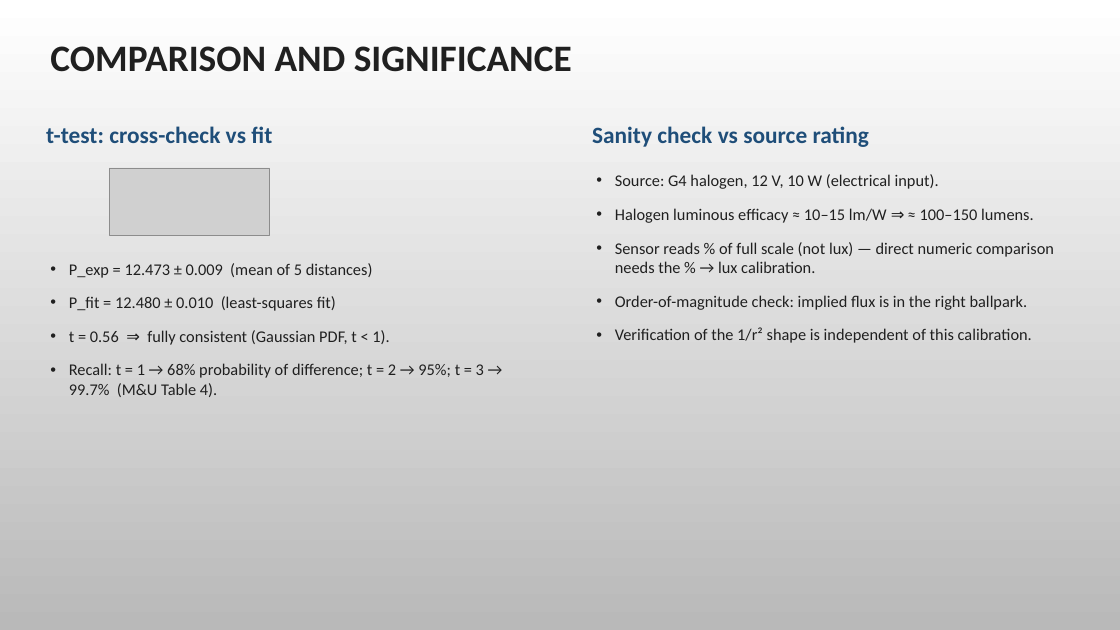
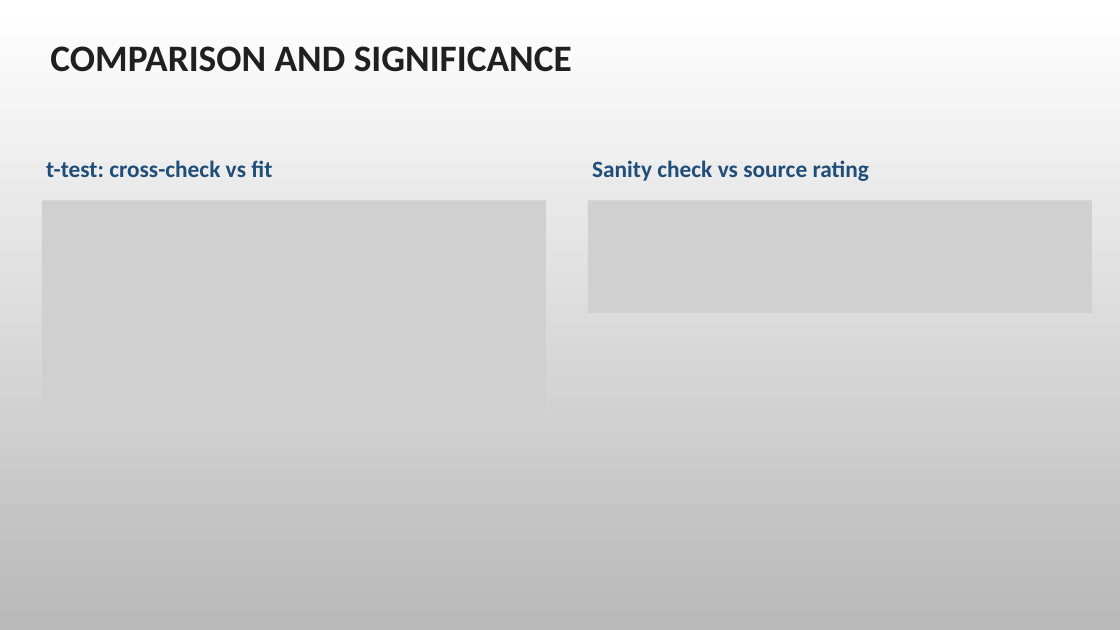
Before and after one commit to wizdaksh/Physics-III-Lab, a slide deck: slide 10 of Light Intensity and Distance/Lab_6_Light_Intensity.pptx (slide 8 before the commit). Drawn at 1120x630 pixels with LibreOffice and Linux fonts; fonts in the diff are those of the drawing; grey boxes stand for pictures; background and template pictures are left out. Boxes give left, top, right and bottom in pixels: in the first picture for what was removed or moved away, otherwise in the second. Text is boxed around its words. In the diff, an @@ line names an element or a change of style, - is before the commit and + after.

```diff
--- a/Light Intensity and Distance/Lab_6_Light_Intensity.pptx
+++ b/Light Intensity and Distance/Lab_6_Light_Intensity.pptx
@@ text "t-test: cross-check vs fit" moved from (x1=46, y1=126, x2=272, y2=143) to (x1=46, y1=160, x2=272, y2=177) @@
@@ picture removed at (x1=109, y1=168, x2=270, y2=235) @@
@@ text "Sanity check vs source rating" moved from (x1=592, y1=126, x2=869, y2=147) to (x1=592, y1=160, x2=869, y2=181) @@
@@ text removed at (x1=615, y1=174, x2=1054, y2=343) @@
-• Source: G4 halogen, 12 V, 10 W (electrical input).
-• Halogen luminous efficacy ≈ 10–15 lm/W ⇒ ≈ 100–150 lumens.
-• Sensor reads % of full scale (not lux) — direct numeric comparison needs the % → lux calibration.
-• Order-of-magnitude check: implied flux is in the right ballpark.
-• Verification of the 1/r² shape is independent of this calibration.
@@ picture added at (x1=42, y1=201, x2=546, y2=430) @@
@@ picture added at (x1=588, y1=201, x2=1092, y2=313) @@
@@ text removed at (x1=69, y1=263, x2=484, y2=397) @@
-• P_exp = 12.473 ± 0.009 (mean of 5 distances)
-• P_fit = 12.480 ± 0.010 (least-squares fit)
-• t = 0.56 ⇒ fully consistent (Gaussian PDF, t < 1).
-• Recall: t = 1 → 68% probability of difference; t = 2 → 95%; t = 3 → 99.7% (M&U Table 4).
```
Also in this commit, not shown: 7 other slides changed, 3 slides added, 1 slide removed, 12 other files.
